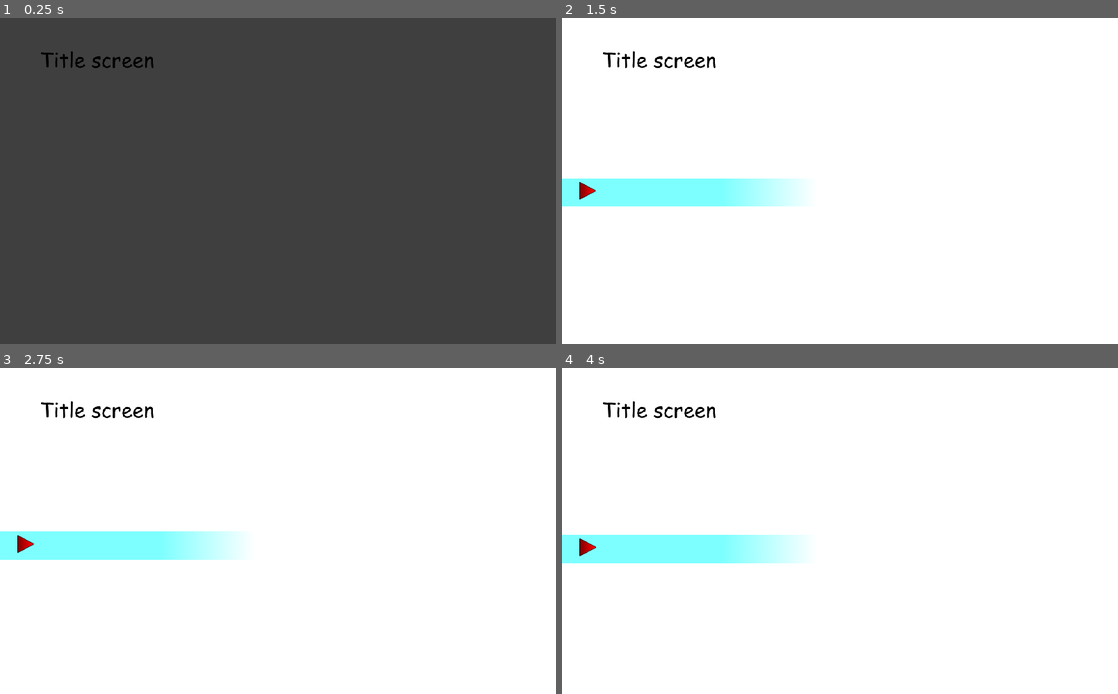
Above: before the commit, frames 1-4 (two rows, left to right).
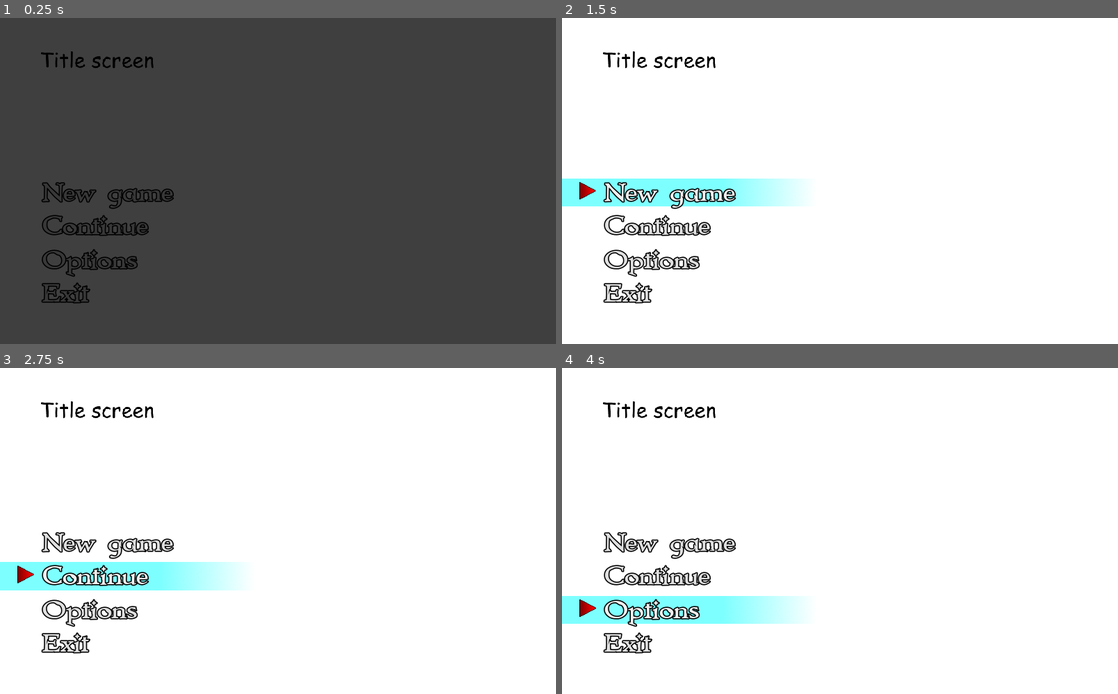
Above: after the commit, the same moments.

Repository: godot-italia/Lyskar
Game: Godot game, scene res://Scenes/Title_screen.tscn
Same seed, same stepped clock (60 frames per second), same inputs: the game is played once before the commit and once after it. Before the commit the project has no main scene; this scene is started directly in both runs.
Inputs:
- Up to frame 1 (0.25 s): no input
- Up to frame 2 (1.5 s): click "New game" at 0.5 s; click "New game" at 1.25 s
- Up to frame 3 (2.75 s): click "Continue" at 2 s
- Up to frame 4 (4 s): click "Continue" at 2.75 s; click "Options" at 3.5 s

The runs differ from the first frame. In frame 1, 1.4% of the frame differs, in the area x 7-32%, y 50-88%; in frame 2, 2.5%; in frame 3, 8.3%, in the area x 0-43%, y 50-88%; in frame 4, 8.3%.
Error in both runs: Trying to assign value of type 'Tween' to a variable of type 'AudioStreamPlayer'. (res://Scripts/Exit.gd:6)

Commit message:
Changed font file, menu background music and sound effect. Added txt file to give proper credits

Diff:
--- a/Fonts/ts_font.tres
+++ b/Fonts/ts_font.tres
@@ -1,6 +1,6 @@
 [gd_resource type="DynamicFont" load_steps=2 format=2]
 
-[ext_resource path="res://Fonts/AlexandriaFLF.ttf" type="DynamicFontData" id=1]
+[ext_resource path="res://Fonts/IMMORTAL.ttf" type="DynamicFontData" id=1]
 
 [resource]
 size = 48
--- /dev/null
+++ b/Scenes/Splash_screen.tscn
@@ -0,0 +1,57 @@
+[gd_scene load_steps=5 format=2]
+
+[ext_resource path="res://Sprites/splash_screen.png" type="Texture" id=1]
+[ext_resource path="res://Scripts/Splash_Screen.gd" type="Script" id=2]
+
+[sub_resource type="Animation" id=1]
+resource_name = "fade_in"
+tracks/0/type = "value"
+tracks/0/path = NodePath("image:modulate")
+tracks/0/interp = 2
+tracks/0/loop_wrap = true
+tracks/0/imported = false
+tracks/0/enabled = true
+tracks/0/keys = {
+"times": PoolRealArray( 0, 1 ),
+"transitions": PoolRealArray( 1, 1 ),
+"update": 0,
+"values": [ Color( 0, 0, 0, 1 ), Color( 1, 1, 1, 1 ) ]
+}
+
+[sub_resource type="Animation" id=2]
+resource_name = "fade_out"
+length = 2.5
+tracks/0/type = "value"
+tracks/0/path = NodePath("image:modulate")
+tracks/0/interp = 2
+tracks/0/loop_wrap = true
+tracks/0/imported = false
+tracks/0/enabled = true
+tracks/0/keys = {
+"times": PoolRealArray( 0, 1 ),
+"transitions": PoolRealArray( 1, 1 ),
+"update": 0,
+"values": [ Color( 1, 1, 1, 1 ), Color( 0, 0, 0, 1 ) ]
+}
+
+[node name="Splash_screen" type="Control"]
+anchor_right = 1.0
+anchor_bottom = 1.0
+script = ExtResource( 2 )
+__meta__ = {
+"_edit_use_anchors_": false
+}
+
+[node name="image" type="Sprite" parent="."]
+texture = ExtResource( 1 )
+centered = false
+
+[node name="time" type="Timer" parent="."]
+wait_time = 2.0
+one_shot = true
+
+[node name="animations" type="AnimationPlayer" parent="."]
+anims/fade_in = SubResource( 1 )
+anims/fade_out = SubResource( 2 )
+[connection signal="timeout" from="time" to="." method="_on_time_timeout"]
+[connection signal="animation_finished" from="animations" to="." method="_on_animations_animation_finished"]
--- a/Scenes/Title_screen.tscn
+++ b/Scenes/Title_screen.tscn
@@ -3,7 +3,7 @@
 [ext_resource path="res://Sprites/title_screen_example.png" type="Texture" id=1]
 [ext_resource path="res://Scripts/Title_screen.gd" type="Script" id=2]
 [ext_resource path="res://Fonts/ts_font.tres" type="DynamicFont" id=3]
-[ext_resource path="res://BGM/title_screen_ph.ogg" type="AudioStream" id=4]
+[ext_resource path="res://BGM/Solomon Allen - RPG Title Screen Music Pack - 02 Forward! The Advent of Birth to Adventure Starts With You!.wav" type="AudioStream" id=4]
 [ext_resource path="res://Sprites/hover.png" type="Texture" id=5]
 [ext_resource path="res://Scripts/New_Game.gd" type="Script" id=6]
 [ext_resource path="res://Scripts/Exit.gd" type="Script" id=7]
@@ -104,7 +104,7 @@
 
 [node name="New_Game" type="Button" parent="Commands/VBoxContainer"]
 margin_right = 303.0
-margin_bottom = 54.0
+margin_bottom = 61.0
 custom_styles/hover = SubResource( 3 )
 custom_styles/pressed = SubResource( 4 )
 custom_styles/focus = SubResource( 5 )
@@ -116,9 +116,9 @@
 script = ExtResource( 6 )
 
 [node name="Continue" type="Button" parent="Commands/VBoxContainer"]
-margin_top = 58.0
+margin_top = 65.0
 margin_right = 303.0
-margin_bottom = 112.0
+margin_bottom = 126.0
 custom_styles/hover = SubResource( 3 )
 custom_styles/pressed = SubResource( 4 )
 custom_styles/focus = SubResource( 8 )
@@ -130,9 +130,9 @@
 script = ExtResource( 9 )
 
 [node name="Options" type="Button" parent="Commands/VBoxContainer"]
-margin_top = 116.0
+margin_top = 130.0
 margin_right = 303.0
-margin_bottom = 170.0
+margin_bottom = 191.0
 custom_styles/hover = SubResource( 3 )
 custom_styles/pressed = SubResource( 4 )
 custom_styles/focus = SubResource( 8 )
@@ -144,9 +144,9 @@
 script = ExtResource( 8 )
 
 [node name="Exit" type="Button" parent="Commands/VBoxContainer"]
-margin_top = 174.0
+margin_top = 195.0
 margin_right = 303.0
-margin_bottom = 228.0
+margin_bottom = 256.0
 custom_styles/hover = SubResource( 3 )
 custom_styles/pressed = SubResource( 4 )
 custom_styles/focus = SubResource( 8 )
@@ -159,6 +159,7 @@
 
 [node name="bgm" type="AudioStreamPlayer" parent="."]
 stream = ExtResource( 4 )
+volume_db = -15.0
 
 [node name="bgm_tween" type="Tween" parent="bgm"]
 
--- a/Scripts/Title_screen.gd
+++ b/Scripts/Title_screen.gd
@@ -8,7 +8,7 @@
 onready var ts_bgm : AudioStreamPlayer = $bgm
 onready var ts_sfx : AudioStreamPlayer = $sfx
 onready var c_tween : Tween = $Commands/c_hover/tween
-var c_move_sfx : Resource = preload("res://SFX/cursor_move.ogg")
+var c_move_sfx : Resource = preload("res://SFX/switch15.wav")
 var ts_is_active : bool = false
 var buttons : Array = []
 var cursor_scene = preload("res://Scenes/Cursor.tscn")
@@ -16,6 +16,7 @@
 var index = 0
 
 func _ready():
+	ts_bgm.play()
 	ts_color_rect.color = Color(0,0,0,1)
 	ts_animations.play("fade_in")
 	for node in ts_commands.get_children():
@@ -49,21 +50,6 @@
 
 
 func set_cursor(new_index : int):
-	if new_index >= 0 and new_index < len(buttons):
-		if new_index != index:
-			ts_sfx.stream = c_move_sfx
-			ts_sfx.stream.set("loop",false)
-			ts_sfx.play()
-		index = new_index
-		var selected_command = buttons[index]
-		c_hover_node.global_position = Vector2(
-			selected_command.rect_global_position.x + 160,
-			selected_command.rect_global_position.y + 28
-		)
-		cursor.rect_global_position = Vector2(
-			selected_command.rect_global_position.x - 25,
-			selected_command.rect_global_position.y + 25
-		)
 	if ts_is_active:
 		if new_index >= 0 and new_index < len(buttons):
 			if new_index != index:
Not shown, added: BGM/Solomon Allen - RPG Title Screen Music Pack - 02 Forward! The Advent of Birth to Adventure Starts With You!.wav.import
Not shown, removed: BGM/title_screen_ph.ogg.import
Binary file added: Fonts/IMMORTAL.ttf
Binary file added: Fonts/IMMRTLT_.ttf
Not shown, removed: SFX/cursor_move.ogg.import
Not shown, added: SFX/switch15.wav.import
Not shown, added: credits.txt
Not shown, added: BGM/Solomon Allen - RPG Title Screen Music Pack - 02 Forward! The Advent of Birth to Adventure Starts With You!.wav
Not shown, added: SFX/switch15.wav
